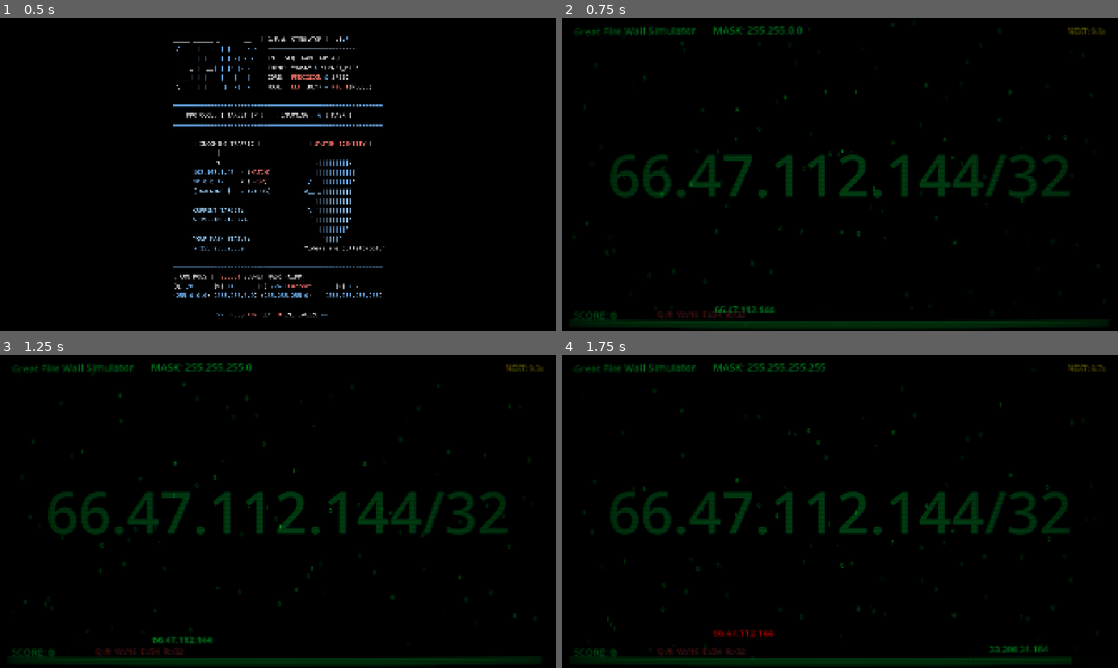
Above: before the commit, frames 1-4 (two rows, left to right).
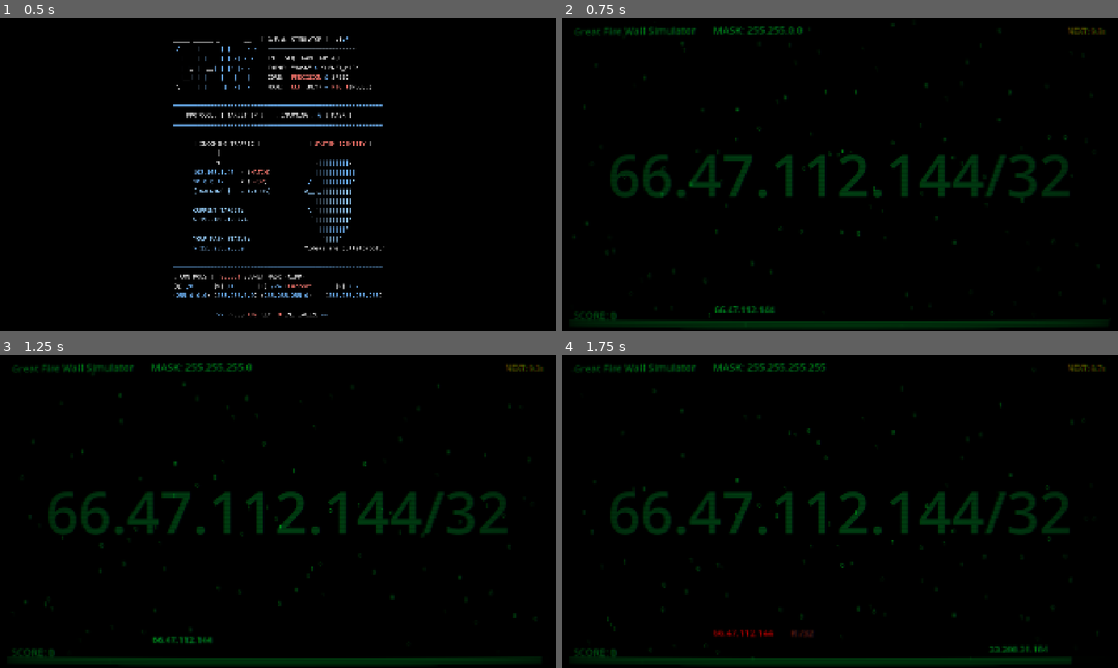
Above: after the commit, the same moments.

Repository: notlsd/v
Game: Godot game, scene res://scenes/main/main.tscn
The game is run twice, just before and just after one commit, with the same random seed, the same clock (stepped at 60 frames per second) and the same inputs. Sound files missing from this copy of the repository are replaced by a short silence.
Inputs (mouse positions are in pixels of both pictures, inside the frame that each line leads up to):
- Up to frame 1 (0.5 s): no input
- Up to frame 2 (0.75 s): tap Enter at 0.5 s; move the mouse to (962, 158) at 0.52 s; hold W (mask_16) from 0.53 s (still down); click (962, 158) at 0.67 s
- Up to frame 3 (1.25 s): keep holding W (mask_16); tap E (mask_24) at 0.8 s
- Up to frame 4 (1.75 s): move the mouse to (773, 639) at 1.27 s; release W (mask_16) at 1.28 s; tap E (mask_24) at 1.35 s; click (773, 639) at 1.42 s; tap R (mask_32) at 1.55 s

Frame 1 is identical in both runs. In frame 2, 0.1% of the frame differs, in the area x 17-33%, y 93-96%; in frame 3, 0.1%; in frame 4, 0.2%, in the area x 17-46%, y 87-96%.

Commit message:
feat: 优化 mask 提示系统 + 强制按键判定
- 删除左下角固定键位提示
- 错误 mask 提示现在显示在 IP 旁边（32px 半透明红色）
- 添加 mask_selected 标志：必须按键选择 mask 才能成功判定
- 成功匹配后重置 mask 选择状态，要求玩家重新按键
- 移除调试日志

Diff:
--- a/project_v/scripts/entities/terminal_line.gd
+++ b/project_v/scripts/entities/terminal_line.gd
@@ -122,3 +122,56 @@
 		highlight.visible = false
 	# 允许再次点击（如果玩家改变掩码后重新尝试）
 	is_clicked = false
+
+	# 检查是否是 mask 错误（IP 本来是正确的）
+	_check_and_show_mask_hint()
+
+
+## 检查并显示 mask 提示
+func _check_and_show_mask_hint() -> void:
+	# 检查这个 IP 使用目标 prefix 是否匹配
+	var correct_mask := BitwiseManager.prefix_to_mask(GameManager.target_prefix)
+	var result := BitwiseManager.apply_mask(ip_address, correct_mask)
+
+	if result == GameManager.target_subnet:
+		# IP 本来是正确的，但玩家用错了 mask - 显示提示
+		_show_mask_hint(GameManager.target_prefix)
+
+
+## 在 IP 旁边显示 mask 提示
+func _show_mask_hint(correct_prefix: int) -> void:
+	# 根据 prefix 确定对应的键位
+	var key_hint = ""
+	match correct_prefix:
+		8:
+			key_hint = "Q:/8"
+		16:
+			key_hint = "W:/16"
+		24:
+			key_hint = "E:/24"
+		32:
+			key_hint = "R:/32"
+
+	# 创建提示标签（与 IP 字体大小一致）
+	var hint_label = Label.new()
+	hint_label.text = "  " + key_hint
+	hint_label.vertical_alignment = VERTICAL_ALIGNMENT_CENTER
+
+	# 与 IP 相同的字体大小，半透明红色
+	var settings = LabelSettings.new()
+	settings.font_size = 32
+	settings.font_color = Color(1, 0.3, 0.3, 0.6)  # 半透明红色
+	hint_label.label_settings = settings
+
+	# 位置：在 IP 右侧紧挨着
+	hint_label.position = Vector2(280, 0)
+	hint_label.size = Vector2(100, 40)
+
+	add_child(hint_label)
+
+	# 动画：淡入淡出
+	hint_label.modulate.a = 0.0
+	var tween = create_tween()
+	tween.tween_property(hint_label, "modulate:a", 1.0, 0.1)
+	tween.tween_property(hint_label, "modulate:a", 0.0, 0.4).set_delay(0.6)
+	tween.tween_callback(func(): hint_label.queue_free())
--- a/project_v/scripts/managers/game_manager.gd
+++ b/project_v/scripts/managers/game_manager.gd
@@ -8,6 +8,7 @@
 signal mask_changed(mask_decimal: String)
 signal match_success()
 signal match_failure()
+signal wrong_mask_hint(correct_prefix: int)  # 提示玩家应该使用的正确 mask
 signal game_over(final_score: int)
 signal combo_changed(new_combo: int)
 signal combo_reward(reward_type: String)
@@ -32,7 +33,8 @@
 	24: "255.255.255.0",
 	32: "255.255.255.255"
 }
-var current_mask_prefix: int = 24  # 当前选择的掩码前缀
+var current_mask_prefix: int = 24  # 当前选择的掀码前缀
+var mask_selected: bool = false  # 玩家是否已按键选择 mask
 
 ## 分数
 var score: int = 0
@@ -172,6 +174,7 @@
 func set_mask(prefix: int) -> void:
 	if prefix in MASK_CONFIGS:
 		current_mask_prefix = prefix
+		mask_selected = true  # 标记已选择 mask
 		mask_changed.emit(MASK_CONFIGS[prefix])
 
 
@@ -181,9 +184,13 @@
 
 ## 检查 IP 是否匹配当前目标
 func check_ip_match(ip: int) -> bool:
+	# 必须先按键选择 mask
+	if not mask_selected:
+		return false
+
 	var mask := BitwiseManager.prefix_to_mask(current_mask_prefix)
 	var result := BitwiseManager.apply_mask(ip, mask)
-	return result == target_subnet
+	return result == target_subnet and current_mask_prefix == target_prefix
 
 
 func _on_data_block_clicked(ip: int) -> void:
@@ -192,10 +199,26 @@
 	if is_match:
 		_on_match_success(ip)
 	else:
+		# 检查是否是 IP 正确但 mask 错误的情况
+		_check_wrong_mask_hint(ip)
 		_on_match_failure(ip)
 
 
+## 检查玩家是否点击了正确 IP 但使用了错误 mask
+func _check_wrong_mask_hint(ip: int) -> void:
+	# 检查这个 IP 使用目标 prefix 是否匹配
+	var correct_mask := BitwiseManager.prefix_to_mask(target_prefix)
+	var result := BitwiseManager.apply_mask(ip, correct_mask)
+
+	if result == target_subnet:
+		# IP 本来是正确的，但玩家用错了 mask
+		wrong_mask_hint.emit(target_prefix)
+
+
 func _on_match_success(_ip: int) -> void:
+	# 重置 mask 选择状态，要求玩家重新按键
+	mask_selected = false
+
 	combo += 1
 	if combo > max_combo:
 		max_combo = combo
--- a/project_v/scripts/ui/terminal_hud.gd
+++ b/project_v/scripts/ui/terminal_hud.gd
@@ -41,11 +41,9 @@
 	# 连接 Perfect 信号
 	AudioManager.perfect_hit.connect(_on_perfect_hit)
 
-	# 显示按键提示
+	# 隐藏左下角提示（不再固定显示）
 	if cooldown_label:
-		cooldown_label.text = "Q:/8  W:/16  E:/24  R:/32"
-		cooldown_label.modulate = Color(0.6, 0.6, 0.6)
-		cooldown_label.visible = true
+		cooldown_label.visible = false
 
 
 func _process(_delta: float) -> void:
